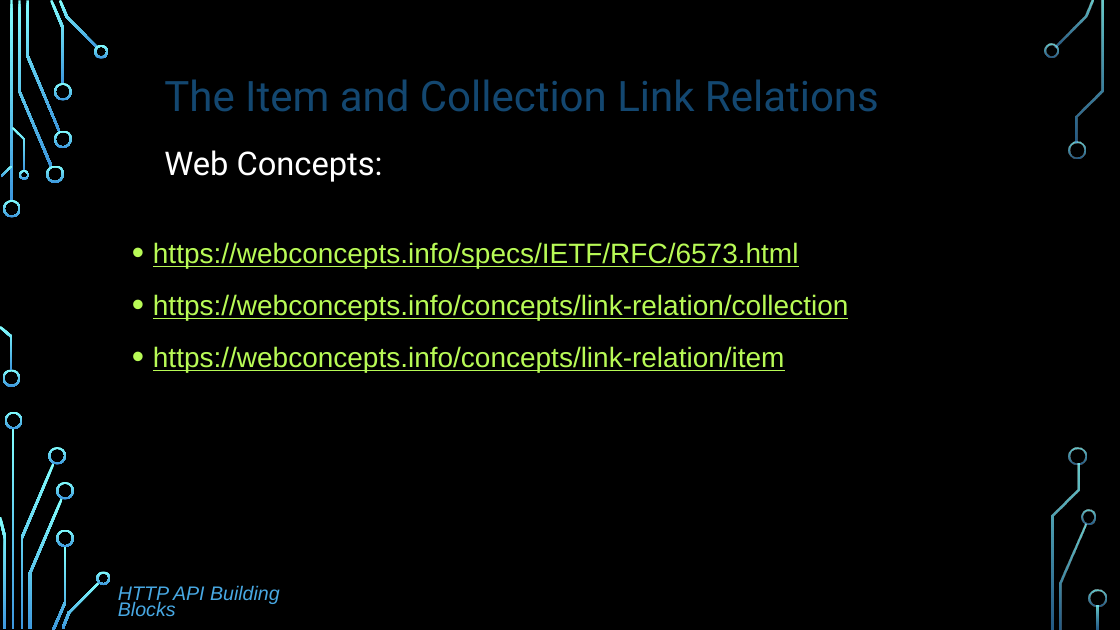
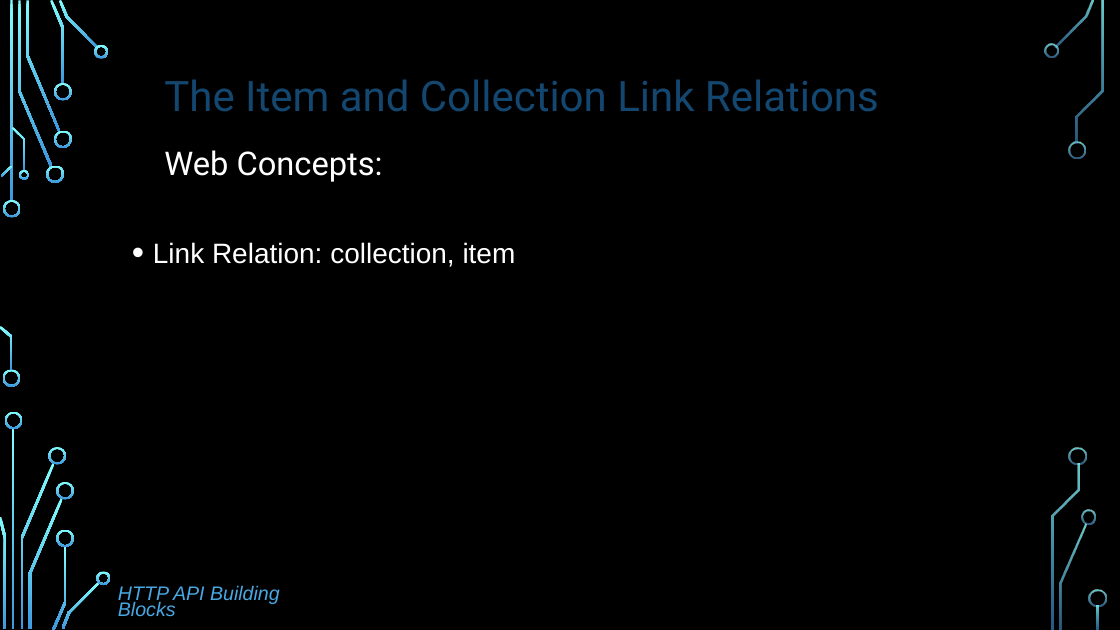
Before and after one commit to dret/HTTP-APIs, a slide deck: slide 7 of assets/slides/rfc6573.pptx. Drawn at 1120x630 pixels with LibreOffice and Linux fonts; fonts in the diff are those of the drawing; background and template pictures are left out. Boxes give left, top, right and bottom in pixels: in the first picture for what was removed or moved away, otherwise in the second. Text is boxed around its words. In the diff, an @@ line names an element or a change of style, - is before the commit and + after.

Commit message:
update item/collection slides

```diff
--- a/assets/slides/rfc6573.pptx
+++ b/assets/slides/rfc6573.pptx
@@ text at [153, 242, 516, 267]: text changed; text colour #B8FA56 to #FFFFFF @@
-• https://webconcepts.info/specs/IETF/RFC/6573.html
-• https://webconcepts.info/concepts/link-relation/collection
-• https://webconcepts.info/concepts/link-relation/item
+• Link Relation: collection, item
```
Also in this commit, not shown: 1 other slide changed.
